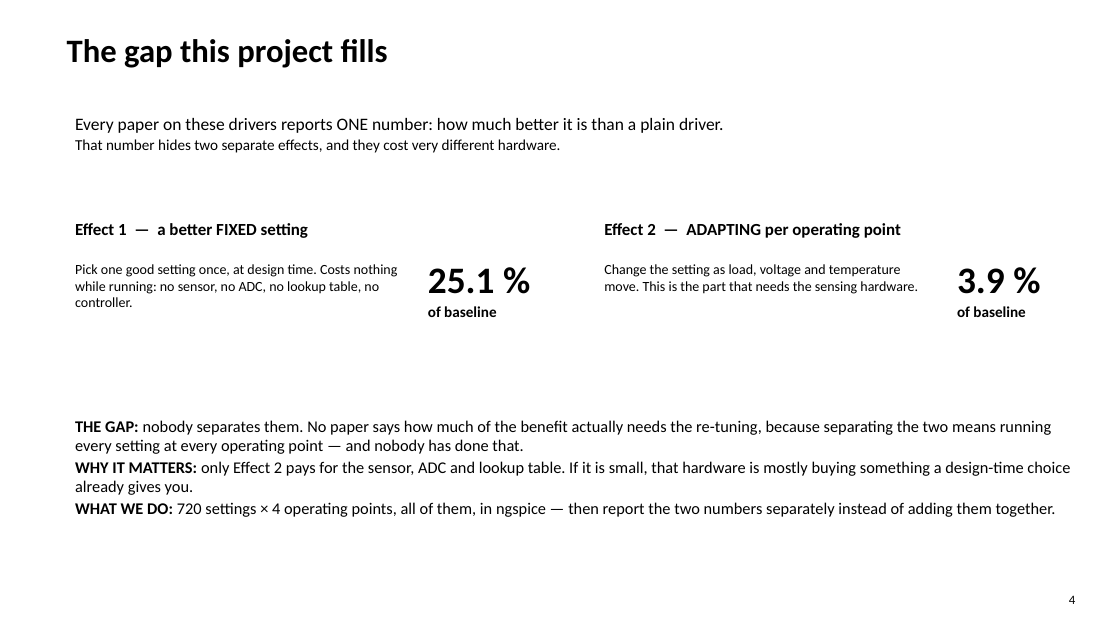
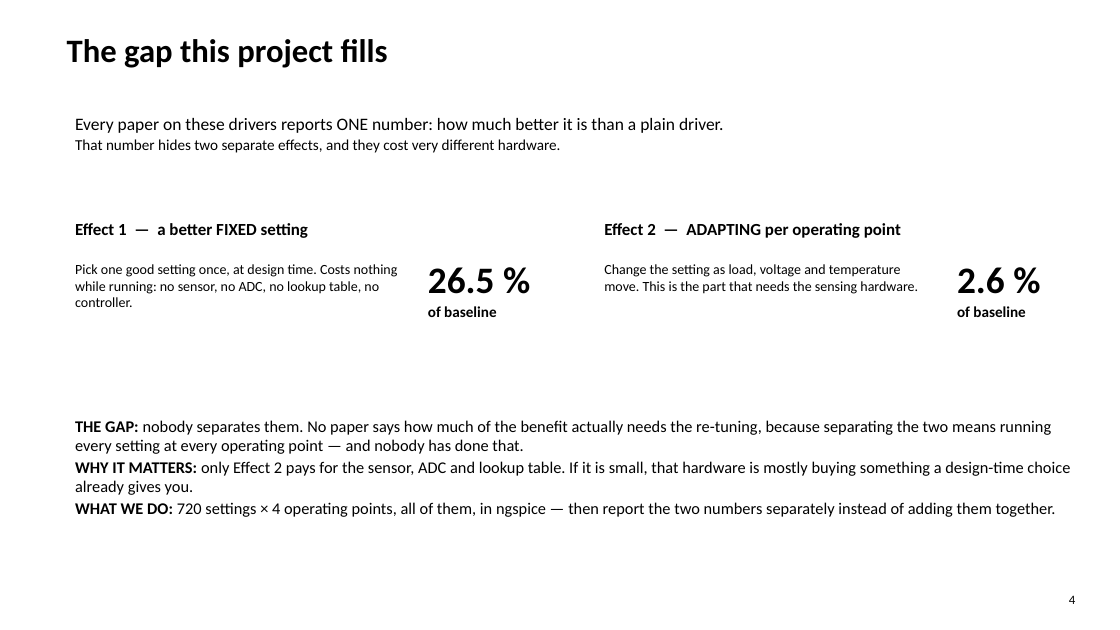
Before and after one commit to Amritha902/gan-driver, a slide deck: slide 4 of review/GaN_Review1_PRESENT.pptx. Drawn at 1120x630 pixels with LibreOffice and Linux fonts; fonts in the diff are those of the drawing. Boxes give left, top, right and bottom in pixels: in the first picture for what was removed or moved away, otherwise in the second. Text is boxed around its words. In the diff, an @@ line names an element or a change of style, - is before the commit and + after.

```diff
--- a/review/GaN_Review1_PRESENT.pptx
+++ b/review/GaN_Review1_PRESENT.pptx
@@ text at (x1=428, y1=267, x2=495, y2=294): text changed @@
-25.1 %
+26.5 %
@@ text at (x1=957, y1=267, x2=1005, y2=294): text changed @@
-3.9 %
+2.6 %
```
Also in this commit, not shown: 3 other slides changed, 16 other files.
